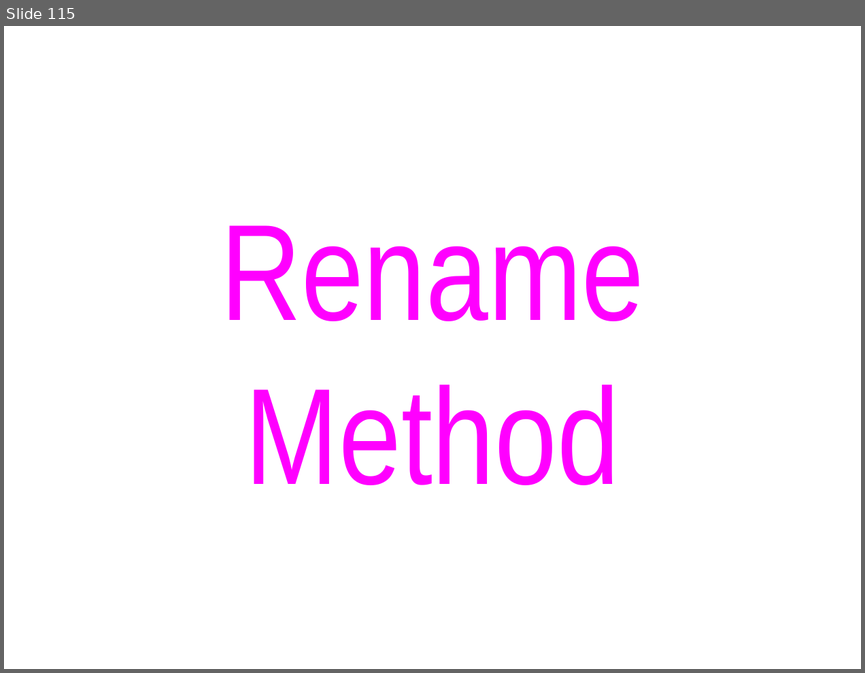
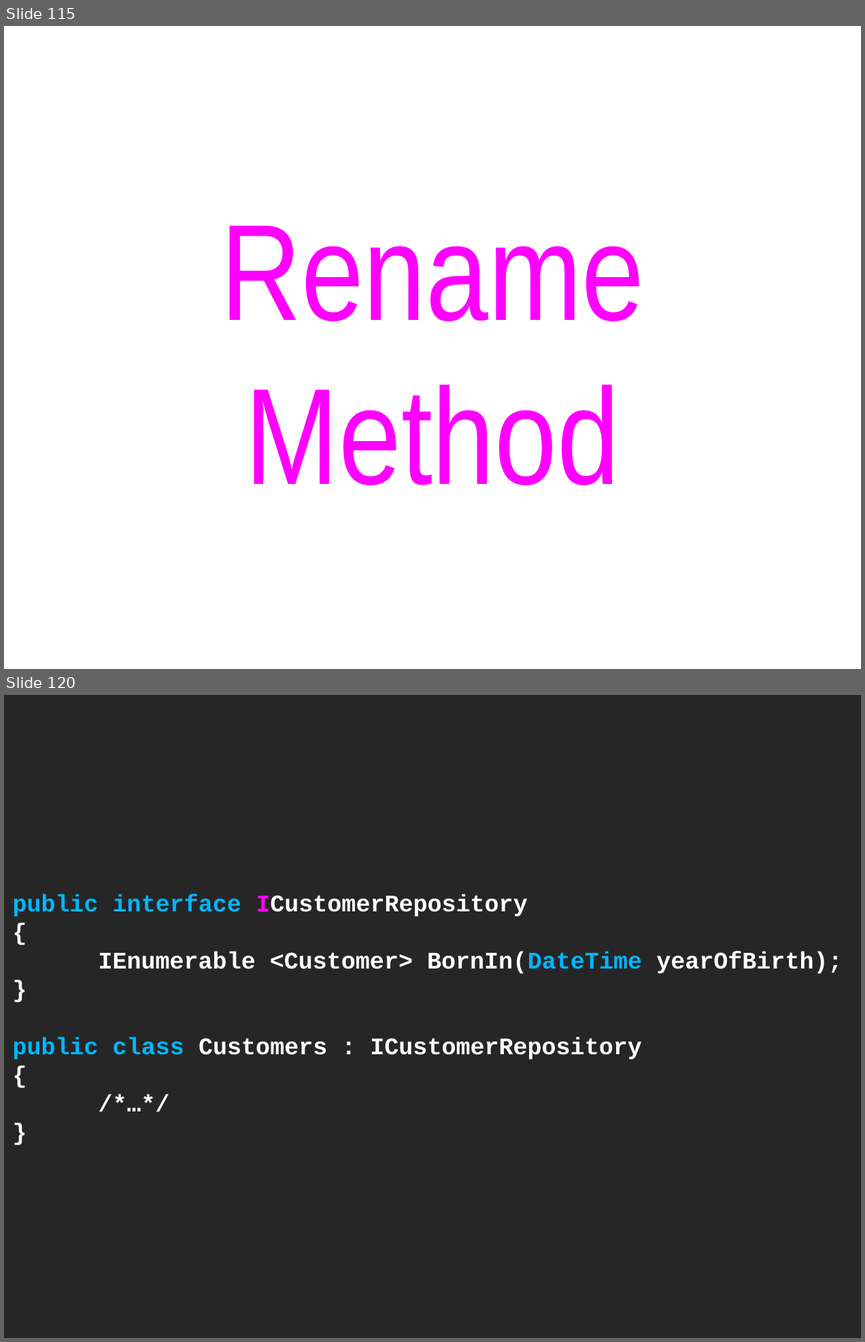
Before and after one commit to cessor/empathiccode, a slide deck: EmpathicRefactoring.pptx. Shown one above the other, each under a label of ours: slide 115 before the commit, slides 115 and 120 after it; the slides between them are not shown. The pictures are 865x673 and 865x1342 pixels, drawn with LibreOffice and Linux fonts; fonts in the diff are those of the drawing. Boxes give left, top, right and bottom in pixels: in the first picture for what was removed or moved away, otherwise in the second. Text is boxed around its words. In the diff, an @@ line names an element or a change of style, - is before the commit and + after.

```diff
--- a/EmpathicRefactoring.pptx
+++ b/EmpathicRefactoring.pptx
@@ slide 120 added at box(4, 695, 861, 1338), background #FFFFFF @@
@@ title added at box(4, 695, 861, 1338), fill #262626, 20 pt, text #FFFFFF, bold @@
+public interface ICustomerRepository
+{
+IEnumerable <Customer> BornIn(DateTime yearOfBirth);
+}
+public class Customers : ICustomerRepository
+{
+/*…*/
+}
```
Also in this commit, not shown: 14 other slides added, 3 slides removed.
